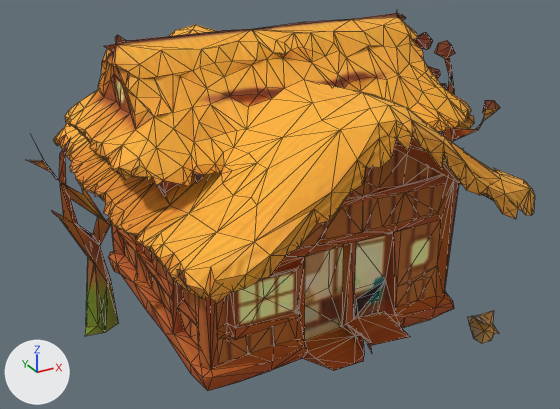
The glTF model public/assets/models/minka.glb, before and after one commit.
Rendered twice from a 50 mm camera at (-1.305, -2.395, 1.096) aimed at (-0.004, -0.029, -0.087). Arrows for +X, +Y and +Z are at lower left; the lights stay in place. The first picture is the older version. Mesh edges are drawn as thin lines. Vertices at exactly the same position are counted once.
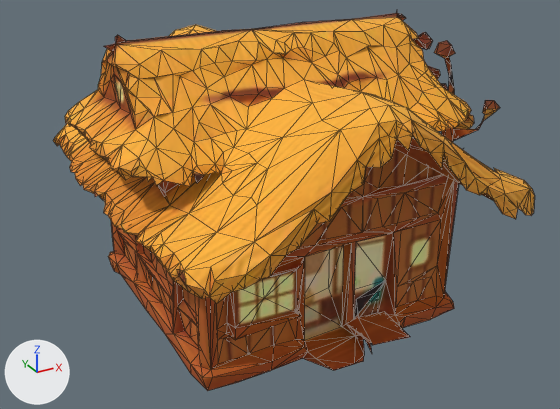
What differs and where, as boxes [x1, y1, x2, y2] in the pictures (560 x 409 px):
'Mesh_0', reshaped
    before: [27, 12, 535, 391]
    after: [53, 12, 535, 391]
part 1 of me_mesh_0, deleted
    before: [27, 138, 118, 336]
part 2 of me_mesh_0, deleted (brown)
    before: [467, 310, 499, 343]

What changed in the scene script:
```text
Change me_mesh_0:
    used by ob_mesh_0; location = (0.0, 0.0, 0.0)
    remove me_mesh_0.from_pydata(...)  # 1926 vertices, 3787 faces; spans x -0.9..0.94, y -0.78..0.78, z -0.61..0.6
    add me_mesh_0.from_pydata(...)  # 1851 vertices, 3653 faces; spans x -0.71..0.94, y -0.78..0.78, z -0.46..0.6
    me_mesh_0 part 1: the loose piece of 53 vertices spanning x -0.9..-0.63, y -0.09..0.09, z -0.43..0.32 is deleted
    me_mesh_0 part 2: the loose piece of 22 vertices spanning x 0.55..0.68, y -0.61..-0.45, z -0.61..-0.48 is deleted
```
